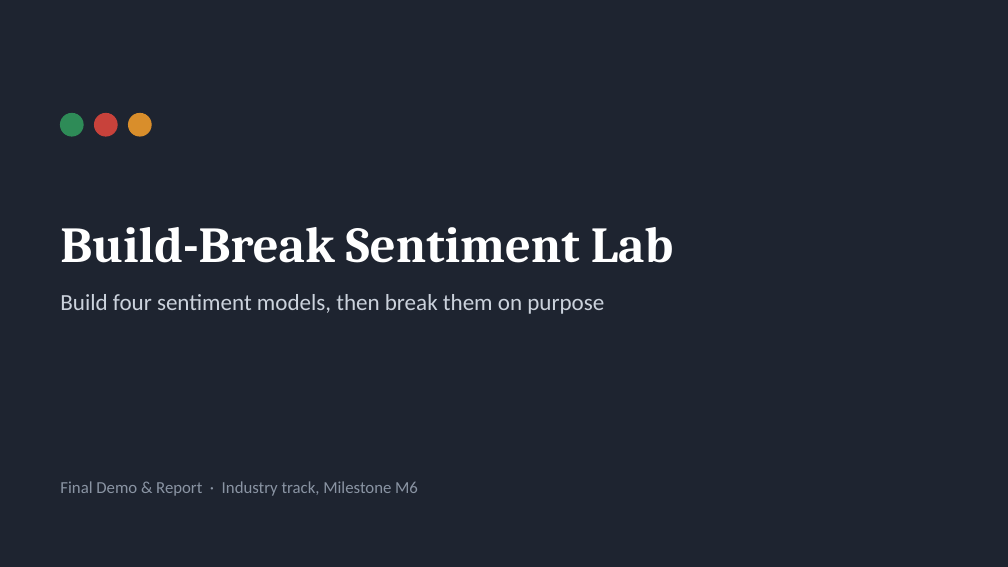
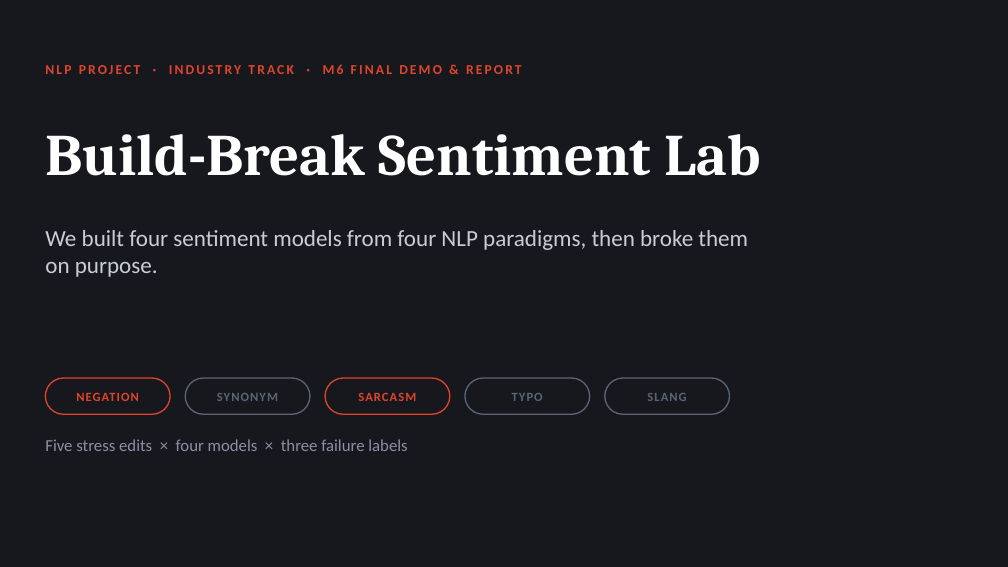
Before and after one commit to Vaiditya2207/build-break-sentiment-lab, a slide deck: slide 1 of docs/slides.pptx. Drawn at 1008x567 pixels with LibreOffice and Linux fonts; fonts in the diff are those of the drawing. Boxes give left, top, right and bottom in pixels: in the first picture for what was removed or moved away, otherwise in the second. Text is boxed around its words. In the diff, an @@ line names an element or a change of style, - is before the commit and + after.

```diff
--- a/docs/slides.pptx
+++ b/docs/slides.pptx
@@ background #1E2430 to #16181D @@
@@ text added at box(45, 64, 522, 74), 13 pt, text #E0452B, bold @@
+NLP PROJECT · INDUSTRY TRACK · M6 FINAL DEMO & REPORT
@@ title "Build-Break Sentiment Lab": place and size @@
-title "Build-Break Sentiment Lab" at box(60, 227, 673, 263)
+title "Build-Break Sentiment Lab" at box(45, 134, 760, 176)
@@ title "Build-Break Sentiment Lab" at box(45, 134, 760, 176): size 48 to 56 pt; vertical alignment bottom to top @@
@@ ellipse removed at box(60, 113, 83, 136) @@
@@ ellipse removed at box(95, 113, 117, 136) @@
@@ ellipse removed at box(129, 113, 151, 136) @@
@@ text at box(45, 230, 748, 277): text changed; text colour #CBD2DC to #C8CDD5 @@
-Build four sentiment models, then break them on purpose
+We built four sentiment models from four NLP paradigms, then broke them on purpose.
@@ rounded rectangle added at box(45, 378, 170, 414), outline #E0452B 1.25 pt, 12 pt, text #E0452B, bold @@
+NEGATION
@@ rounded rectangle added at box(185, 378, 310, 414), outline #5B6576 1.25 pt, 12 pt, text #5B6576, bold @@
+SYNONYM
@@ rounded rectangle added at box(325, 378, 450, 414), outline #E0452B 1.25 pt, 12 pt, text #E0452B, bold @@
+SARCASM
@@ rounded rectangle added at box(465, 378, 590, 414), outline #5B6576 1.25 pt, 12 pt, text #5B6576, bold @@
+TYPO
@@ rounded rectangle added at box(605, 378, 730, 414), outline #5B6576 1.25 pt, 12 pt, text #5B6576, bold @@
+SLANG
@@ text added at box(45, 439, 407, 451), 16 pt, text #8A8FA3 @@
+Five stress edits × four models × three failure labels
@@ text removed at box(60, 481, 418, 496) @@
-Final Demo & Report · Industry track, Milestone M6
```
Also in this commit, not shown: 6 other slides changed, 10 slides added, 6 slides removed.
